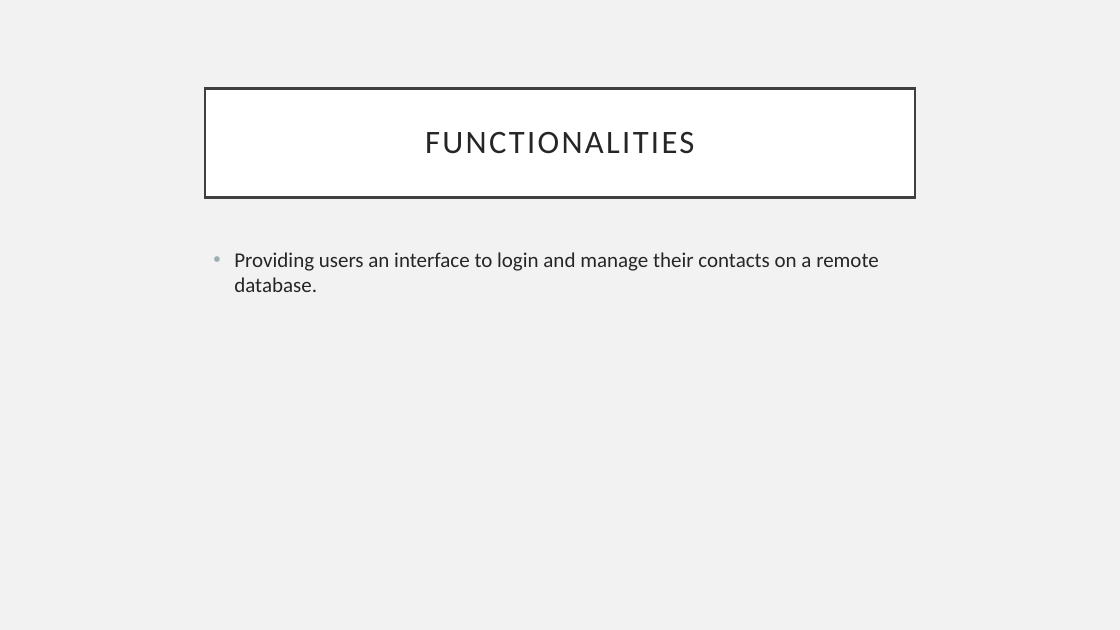
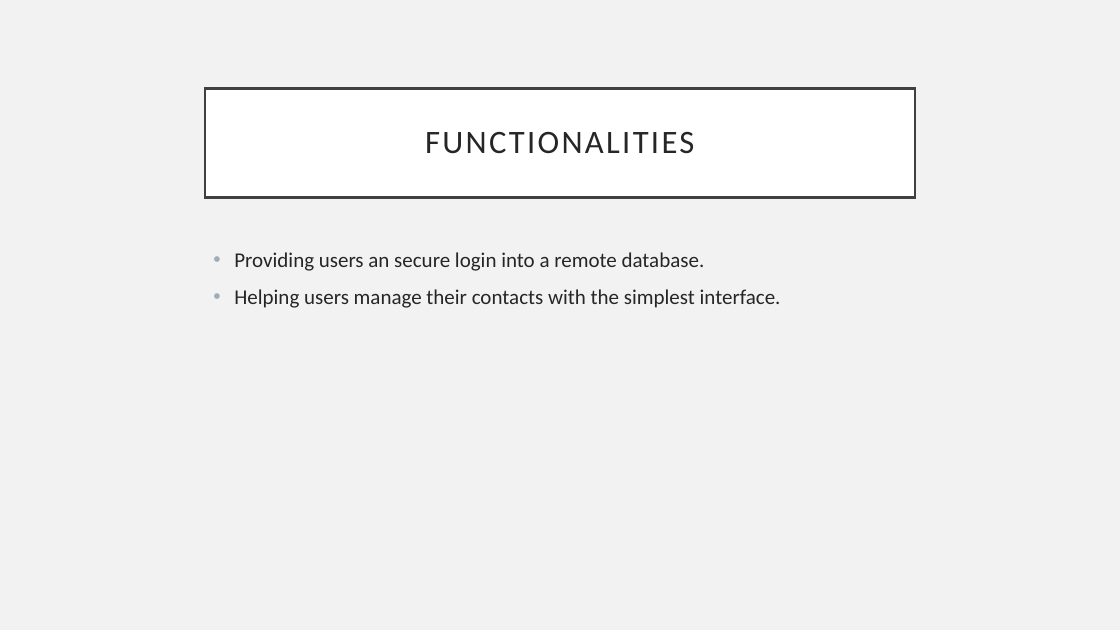
Before and after one commit to SudoKudo/P.O.O.P-Small-Project, a slide deck: slide 3 of SmallProject-Slides.pptx. Drawn at 1120x630 pixels with LibreOffice and Linux fonts; fonts in the diff are those of the drawing. Boxes give left, top, right and bottom in pixels: in the first picture for what was removed or moved away, otherwise in the second. Text is boxed around its words. In the diff, an @@ line names an element or a change of style, - is before the commit and + after.

```diff
--- a/SmallProject-Slides.pptx
+++ b/SmallProject-Slides.pptx
@@ text at bbox=[234, 252, 781, 308]: text changed @@
-• Providing users an interface to login and manage their contacts on a remote database.
+• Providing users an secure login into a remote database.
+• Helping users manage their contacts with the simplest interface.
```
Also in this commit, not shown: 7 other slides changed.
